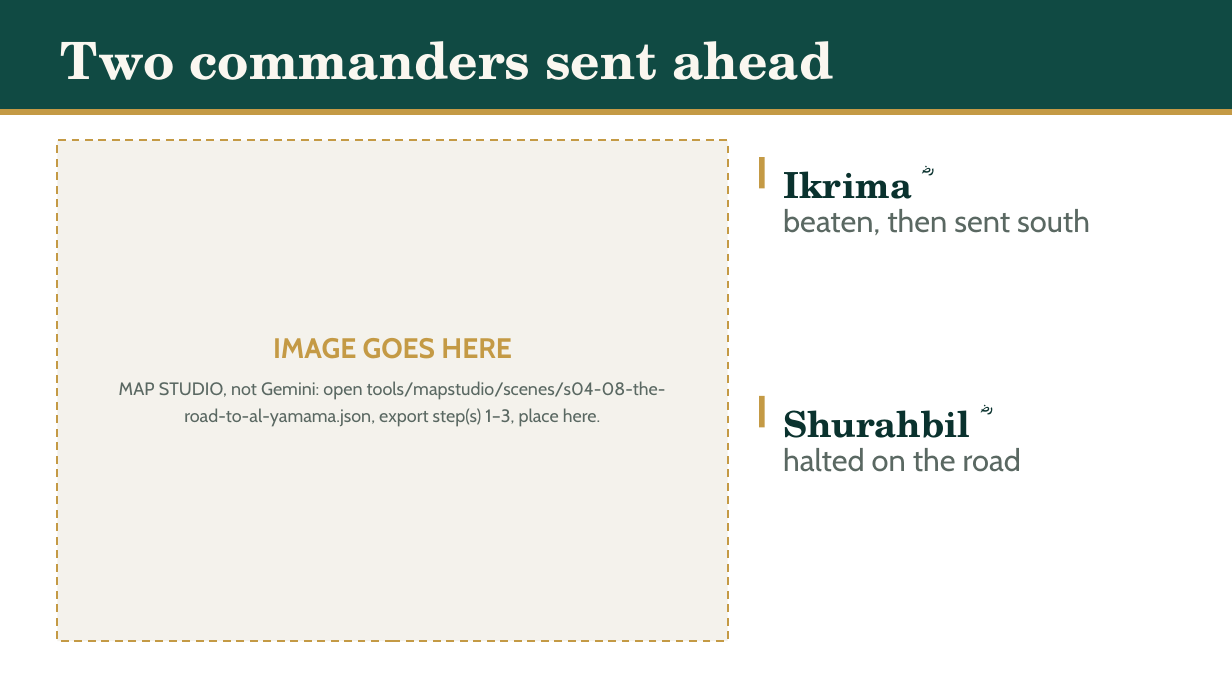
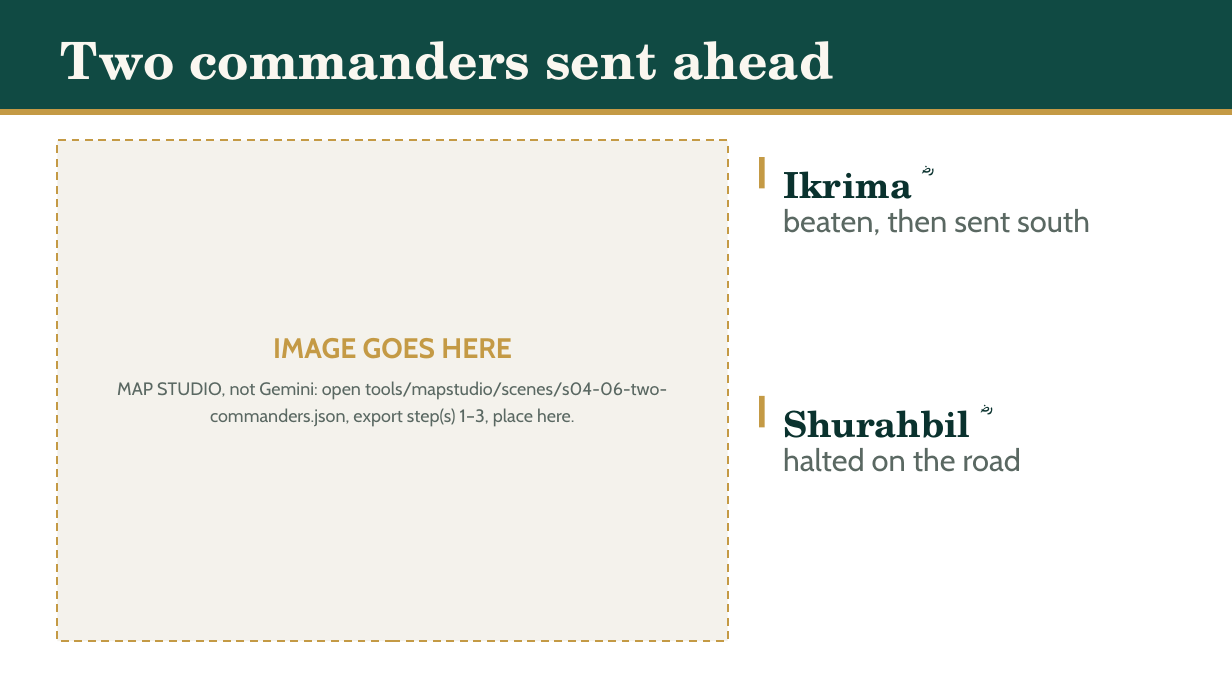
Before and after one commit to daniyalyasin93/2026SeptemberIslamicHistoryClass, a slide deck: slide 28 of S04_kinda_butah_yamama/S04.pptx (slide 50 before the commit). Drawn at 1232x693 pixels with LibreOffice and Linux fonts; fonts in the diff are those of the drawing. Boxes give left, top, right and bottom in pixels: in the first picture for what was removed or moved away, otherwise in the second. Text is boxed around its words. In the diff, an @@ line names an element or a change of style, - is before the commit and + after.

```diff
--- a/S04_kinda_butah_yamama/S04.pptx
+++ b/S04_kinda_butah_yamama/S04.pptx
@@ text at (x1=117, y1=381, x2=667, y2=427): text changed @@
-MAP STUDIO, not Gemini: open tools/mapstudio/scenes/s04-08-the-road-to-al-yamama.json, export step(s) 1–3, place here.
+MAP STUDIO, not Gemini: open tools/mapstudio/scenes/s04-06-two-commanders.json, export step(s) 1–3, place here.
```
Also in this commit, not shown: 28 other slides changed, 6 slides added, 1 slide removed, 15 other files.
